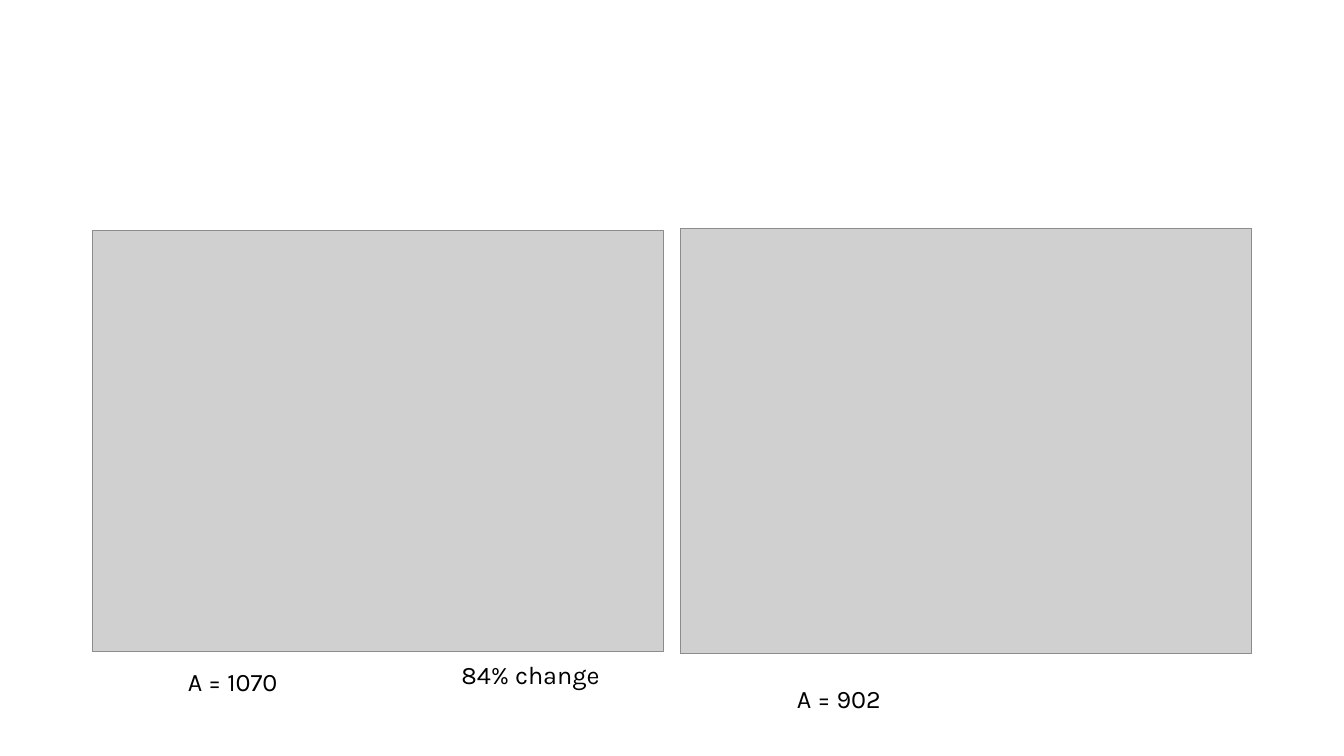
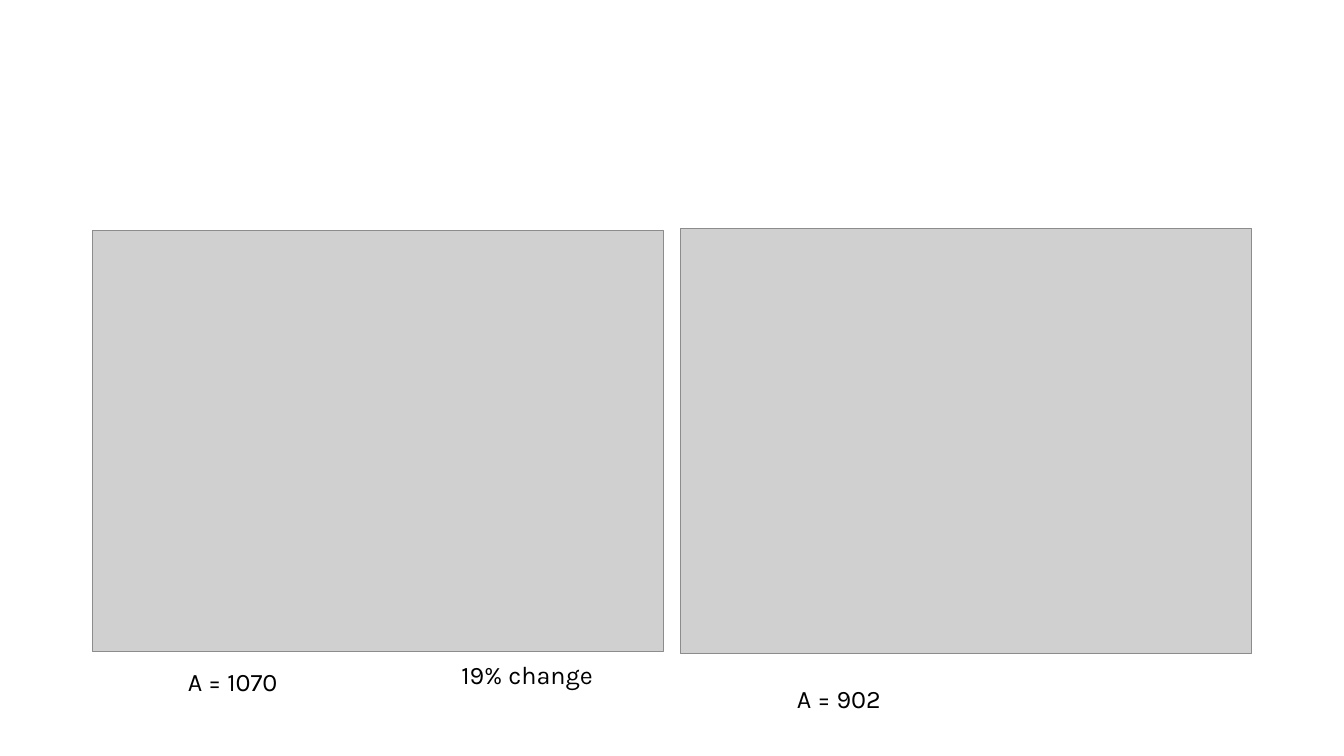
Before and after one commit to joshlwhitehead/work, a slide deck: slide 10 of analysis/fluorimeter/fluoroStack/fluoroStackTolerance.pptx. Drawn at 1344x756 pixels with LibreOffice and Linux fonts; fonts in the diff are those of the drawing; grey boxes stand for pictures. Boxes give left, top, right and bottom in pixels: in the first picture for what was removed or moved away, otherwise in the second. Text is boxed around its words. In the diff, an @@ line names an element or a change of style, - is before the commit and + after.

```diff
--- a/analysis/fluorimeter/fluoroStack/fluoroStackTolerance.pptx
+++ b/analysis/fluorimeter/fluoroStack/fluoroStackTolerance.pptx
@@ text at (x1=461, y1=666, x2=592, y2=690): text changed @@
-84% change
+19% change
```
Also in this commit, not shown: 1 other slide changed, 2 other files.
